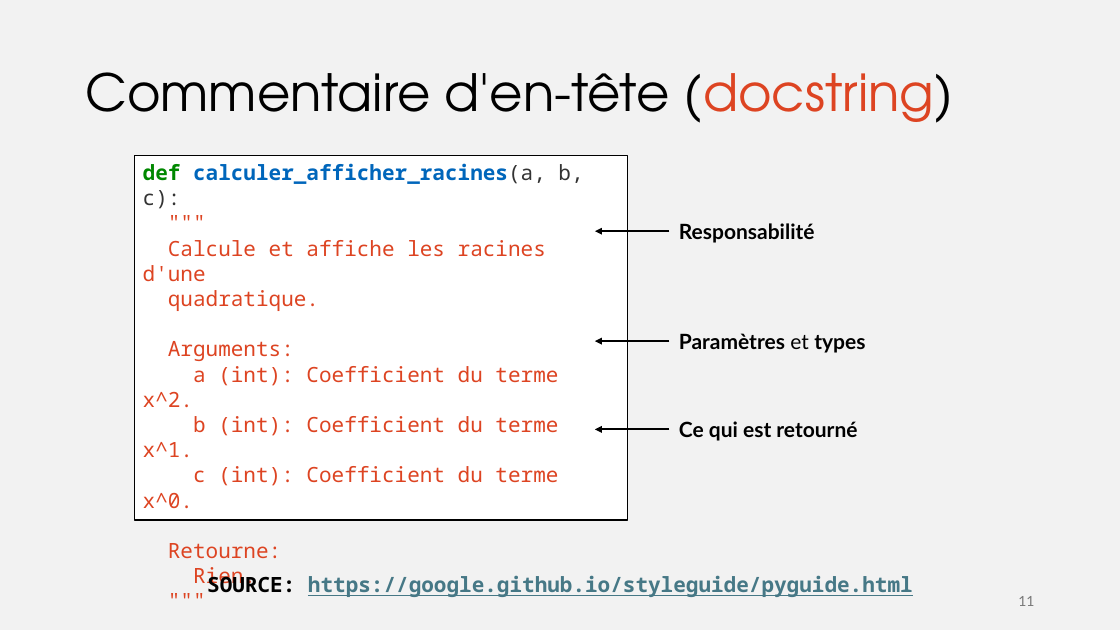
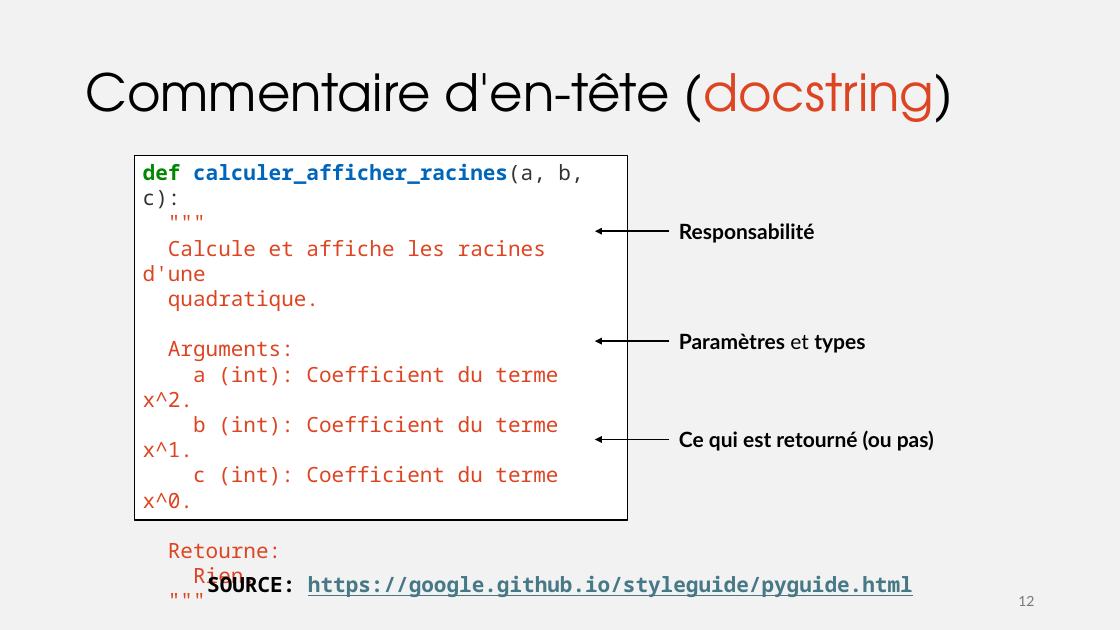
Before and after one commit to iannickgagnon/sagedays_iannick_2026, a slide deck: slide 12 of python_1/presentation_python_1.pptx (slide 11 before the commit). Drawn at 1120x630 pixels with LibreOffice and Linux fonts; fonts in the diff are those of the drawing. Boxes give left, top, right and bottom in pixels: in the first picture for what was removed or moved away, otherwise in the second. Text is boxed around its words. In the diff, an @@ line names an element or a change of style, - is before the commit and + after.

```diff
--- a/python_1/presentation_python_1.pptx
+++ b/python_1/presentation_python_1.pptx
@@ arrow moved from (670, 429) - (595, 429) to (670, 439) - (595, 439) @@
@@ text at <box>679,430,934,451</box>: text changed @@
-Ce qui est retourné
+Ce qui est retourné (ou pas)
@@ page number at <box>1018,596,1034,606</box>: text changed @@
-11
+12
```
Also in this commit, not shown: 14 other slides changed, 2 slides added, 4 slides removed.
